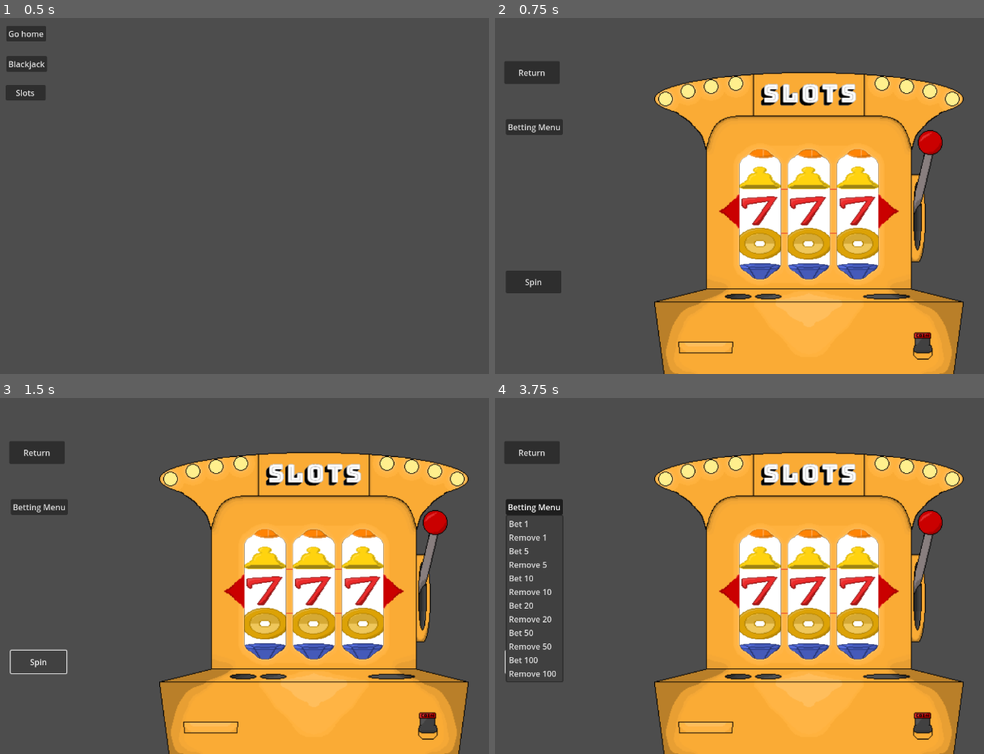
Above: before the commit, frames 1-4 (two rows, left to right).
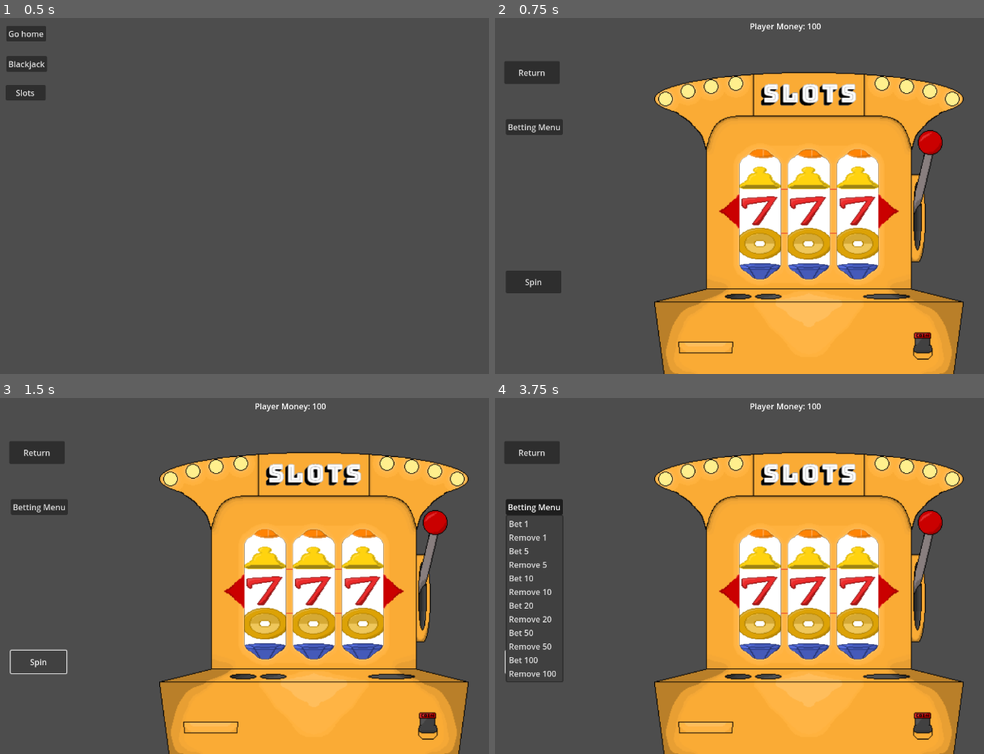
Above: after the commit, the same moments.

Repository: OwenFrakes/congressAppChallenge
Game: Godot game, scene res://Scenes/playerMovement.tscn
Same seed, same stepped clock (60 frames per second), same inputs: the game is played once before the commit and once after it. The engine's default icon, where the game draws it, is replaced by a stand-in: a white triangle on a blue panel in a dark square.
Inputs:
- Up to frame 1 (0.5 s): no input
- Up to frame 2 (0.75 s): click "Slots" at 0.5 s
- Up to frame 3 (1.5 s): click "Spin" at 1.25 s
- Up to frame 4 (3.75 s): click "Spin" at 2 s; click "Spin" at 2.75 s; click "Betting Menu" at 3.5 s

Frame 1 is identical in both runs. In frame 2, 0.1% of the frame differs, in the area x 52-67%, y 1-4%; in frame 3, 0.1%; in frame 4, 0.1%.

Commit message:
Label Added
Displays Players Money on the scene.

Diff:
--- a/Scenes/slots.tscn
+++ b/Scenes/slots.tscn
@@ -1,10 +1,11 @@
-[gd_scene load_steps=6 format=3 uid="uid://cvcnpudfilq4h"]
+[gd_scene load_steps=7 format=3 uid="uid://cvcnpudfilq4h"]
 
 [ext_resource type="Texture2D" uid="uid://cywlyamdicsed" path="res://Resources/SlotMachine.png" id="1_0ends"]
 [ext_resource type="Script" path="res://Scripts/player_mover.gd" id="1_3r35x"]
 [ext_resource type="Texture2D" uid="uid://diku4gi3yok6b" path="res://Resources/Spinny Part.png" id="1_lb5vh"]
 [ext_resource type="Script" path="res://Scripts/slots.gd" id="4_87nd7"]
 [ext_resource type="Texture2D" uid="uid://w6tpjke1vpwy" path="res://Resources/Clipping Mask.png" id="5_q8grc"]
+[ext_resource type="Script" path="res://Scripts/easyMoneyLabel.gd" id="6_ouu80"]
 
 [node name="Slots" type="Node2D"]
 
@@ -80,5 +81,12 @@
 scale = Vector2(1.249, 0.853)
 texture = ExtResource("1_lb5vh")
 
+[node name="PlayerMoney" type="Label" parent="."]
+offset_left = 522.0
+offset_top = 19.0
+offset_right = 752.0
+offset_bottom = 94.0
+script = ExtResource("6_ouu80")
+
 [connection signal="pressed" from="SpinButton" to="SpinButton" method="_on_pressed"]
 [connection signal="pressed" from="ReturnButton" to="ReturnButton" method="_on_pressed"]
--- a/Scripts/slots.gd
+++ b/Scripts/slots.gd
@@ -2,6 +2,7 @@
 
 var betMenu : BetMenu
 var playerBet = 0
+
 # Called when the node enters the scene tree for the first time.
 func _ready() -> void:
 	print_tree_pretty()
@@ -9,7 +10,6 @@
 	add_child(betMenu)
 	betMenu.position.y = -300
 	betMenu.position.x = 0
-
 
 func _on_spin_button_pressed() -> void:
 	if(typeof(playerBet) == TYPE_NIL or betMenu.getPlayerBet() == 0  ):
@@ -121,8 +121,10 @@
 		#Check for 777, if 777 double return amount, else return amount - 20 * multiplier
 		if leftPos == 16 && midPos == 16 && rightPos == 16:
 			betMenu.getBetNode().winBet(2*(.5*(1 + multiplier)))
+
 		else:
 			betMenu.getBetNode().winBet(.5*(1 + multiplier))
 
+
 func _on_pressed() -> void:
 	_on_spin_button_pressed() # Replace with function body.
